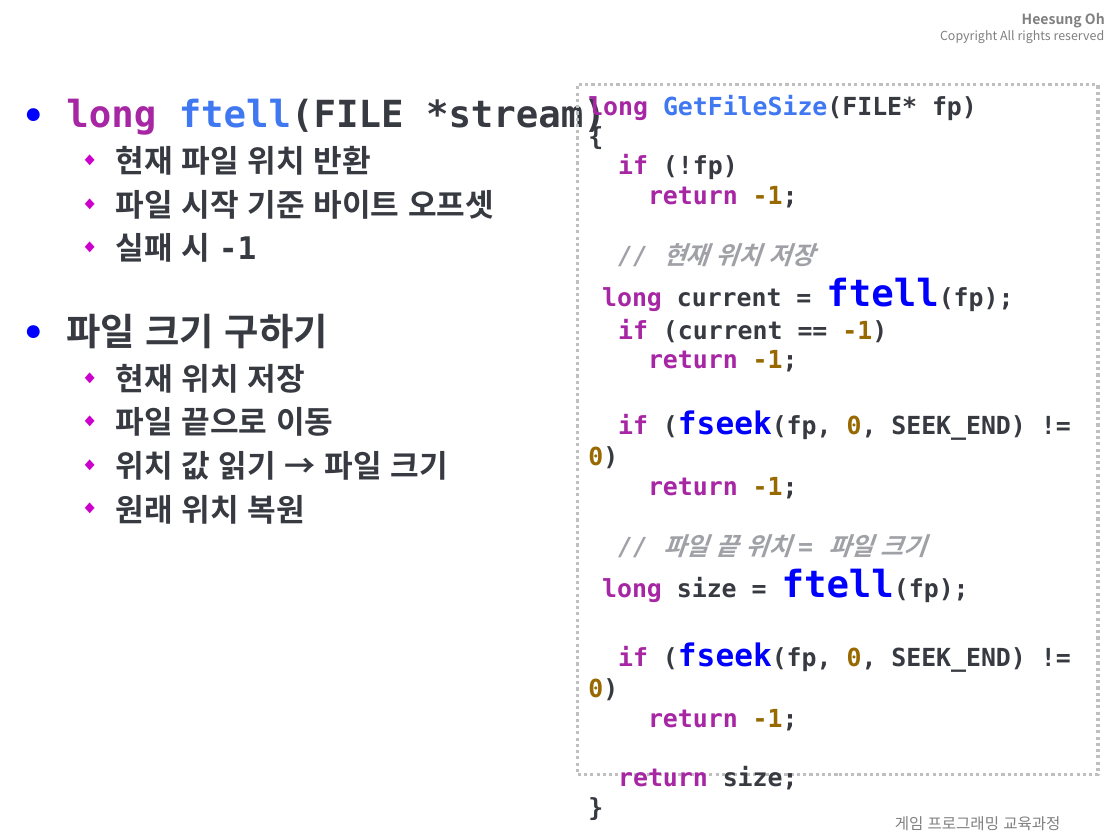
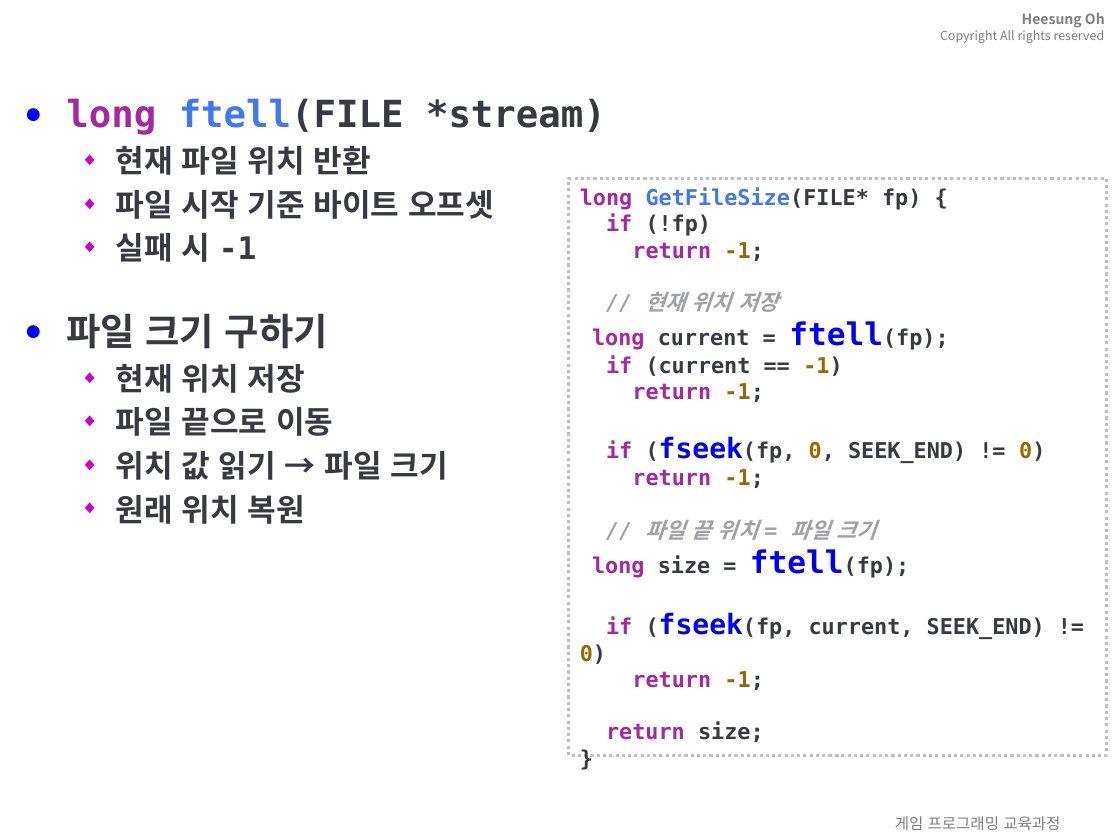
Before and after one commit to 3dapi/bs01_c, a slide deck: slide 29 of ppt/16.C언어-자료-파일입출력.pptx. Drawn at 1120x840 pixels with LibreOffice and Linux fonts; fonts in the diff are those of the drawing; background and template pictures are left out. Boxes give left, top, right and bottom in pixels: in the first picture for what was removed or moved away, otherwise in the second. Text is boxed around its words. In the diff, an @@ line names an element or a change of style, - is before the commit and + after.

```diff
--- a/ppt/16.C언어-자료-파일입출력.pptx
+++ b/ppt/16.C언어-자료-파일입출력.pptx
@@ rectangle "long GetFileSize(FILE* fp) { if ...": place and size @@
-rectangle "long GetFileSize(FILE* fp) { if ..." at bbox=[577, 85, 1098, 775]
+rectangle "long GetFileSize(FILE* fp) { if ..." at bbox=[569, 178, 1107, 755]
@@ text in rectangle at bbox=[580, 188, 1045, 488]: size 16 to 14 pt in "long GetFileSize(FILE* fp) { if (!fp) return ...", "// 현재 위치 저장 long current = ..."; size 24 to 20 pt in "ftell(fp);"; size 20 to 18 pt in "(fseek(fp," @@
@@ text in rectangle at bbox=[580, 520, 1045, 742]: text changed; size 16 to 14 pt @@
-// 파일 끝 위치 = 파일 크기
-long size = ftell(fp);
-if (fseek(fp, 0, SEEK_END) != 0)
-return -1;
-return size;
-}
+// 파일 끝 위치 = 파일 크기
+long size = ftell(fp);
+if (fseek(fp, current, SEEK_END) != 0)
+return -1;
+return size;
+}
```
Also in this commit, not shown: 3 other slides changed, 26 other files.
